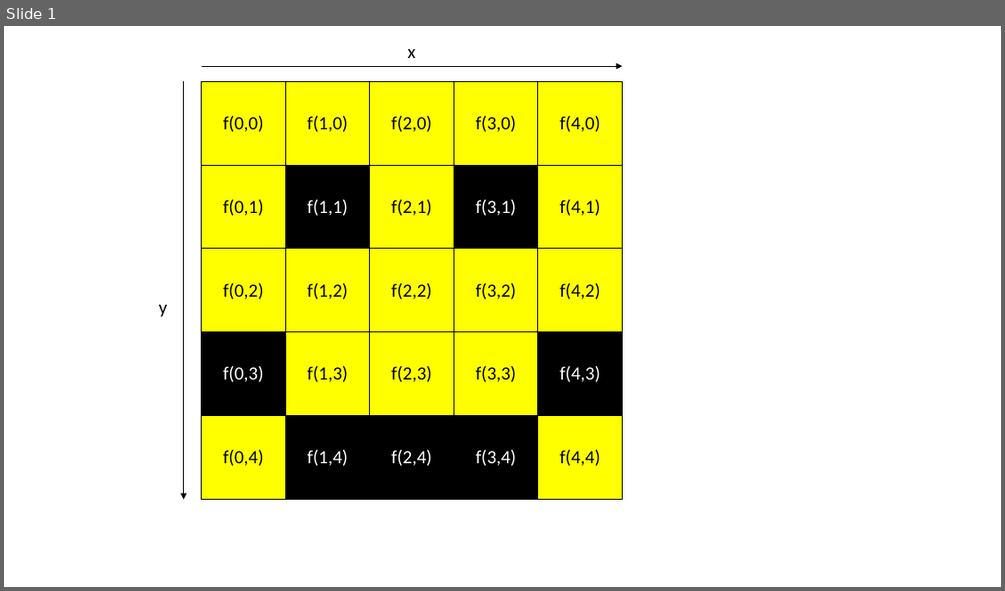
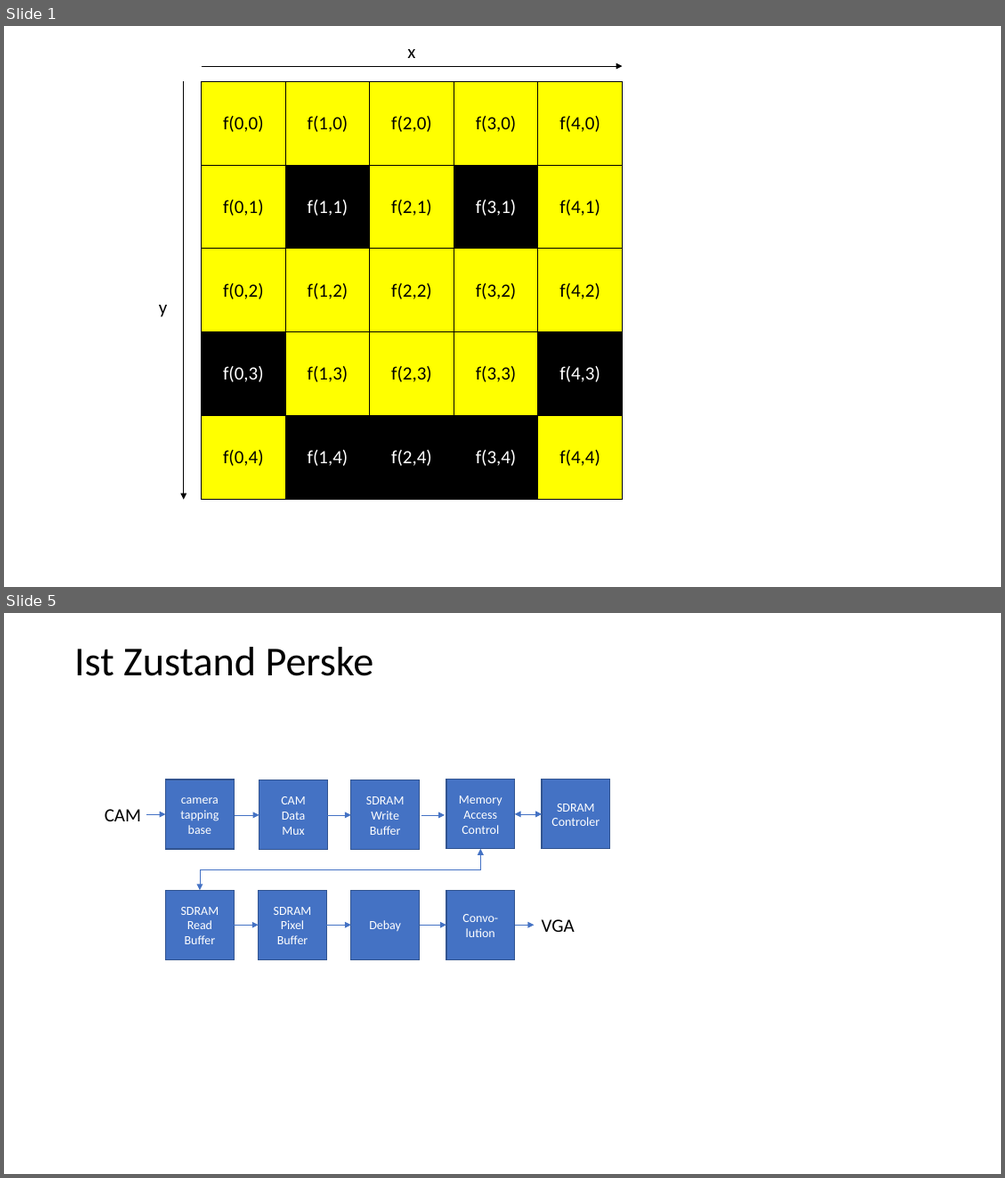
Before and after one commit to Chriss95De/Bachelors-Thesis-VHDL-Pattern-Detection, a slide deck: Dokumentation/Stand Oster/Grafiken.pptx. Shown one above the other, each under a label of ours: slide 1 before the commit, slides 1 and 5 after it; the slides between them are not shown. The pictures are 1005x591 and 1005x1178 pixels, drawn with LibreOffice and Linux fonts; fonts in the diff are those of the drawing. Boxes give left, top, right and bottom in pixels: in the first picture for what was removed or moved away, otherwise in the second. Text is boxed around its words. In the diff, an @@ line names an element or a change of style, - is before the commit and + after.

```diff
--- a/Dokumentation/Stand Oster/Grafiken.pptx
+++ b/Dokumentation/Stand Oster/Grafiken.pptx
@@ slide 5 added at (4, 613, 1001, 1174), background #FFFFFF @@
@@ title added at (74, 647, 374, 676), 39.6 pt, text #000000 @@
+Ist Zustand Perske
@@ rectangle added at (165, 779, 234, 850), fill #4472C4, outline #325491 1 pt, 12 pt, text #FFFFFF @@
+camera
+tapping
+base
@@ rectangle added at (259, 780, 327, 850), fill #4472C4, outline #325491 1 pt, 12 pt, text #FFFFFF @@
+CAM
+Data
+Mux
@@ rectangle added at (351, 780, 419, 850), fill #4472C4, outline #325491 1 pt, 12 pt, text #FFFFFF @@
+SDRAM
+Write
+Buffer
@@ rectangle added at (446, 779, 515, 850), fill #4472C4, outline #325491 1 pt, 12 pt, text #FFFFFF @@
+Memory
+Access
+Control
@@ rectangle added at (542, 779, 610, 850), fill #4472C4, outline #325491 1 pt, 12 pt, text #FFFFFF @@
+SDRAM
+Controler
@@ text added at (105, 809, 141, 821), 18 pt, text #000000 @@
+CAM
@@ arrow added from (146, 814) to (165, 814), #4472C4 0.5 pt @@
@@ arrow added from (232, 815) to (259, 815), #4472C4 0.5 pt @@
@@ arrow added from (328, 815) to (351, 815), #4472C4 0.5 pt @@
@@ arrow added from (421, 815) to (445, 815), #4472C4 0.5 pt @@
@@ double arrow added from (515, 814) to (542, 814), #4472C4 0.5 pt @@
@@ elbow double arrow added from (480, 849) to (200, 891), #4472C4 0.5 pt @@
@@ rectangle added at (165, 891, 234, 960), fill #4472C4, outline #325491 1 pt, 12 pt, text #FFFFFF @@
+SDRAM
+Read
+Buffer
@@ rectangle added at (259, 891, 326, 960), fill #4472C4, outline #325491 1 pt, 12 pt, text #FFFFFF @@
+SDRAM
+Pixel
+Buffer
@@ rectangle added at (351, 891, 419, 960), fill #4472C4, outline #325491 1 pt, 12 pt, text #FFFFFF @@
+Debay
@@ rectangle added at (446, 891, 515, 960), fill #4472C4, outline #325491 1 pt, 12 pt, text #FFFFFF @@
+Convo-lution
@@ arrow added from (231, 925) to (259, 925), #4472C4 0.5 pt @@
@@ arrow added from (326, 925) to (351, 925), #4472C4 0.5 pt @@
@@ arrow added from (419, 925) to (446, 925), #4472C4 0.5 pt @@
@@ arrow added from (516, 925) to (534, 925), #4472C4 0.5 pt @@
@@ text added at (542, 919, 574, 932), 18 pt, text #000000 @@
+VGA
```
Also in this commit, not shown: 6 other slides added, 14 other files.
